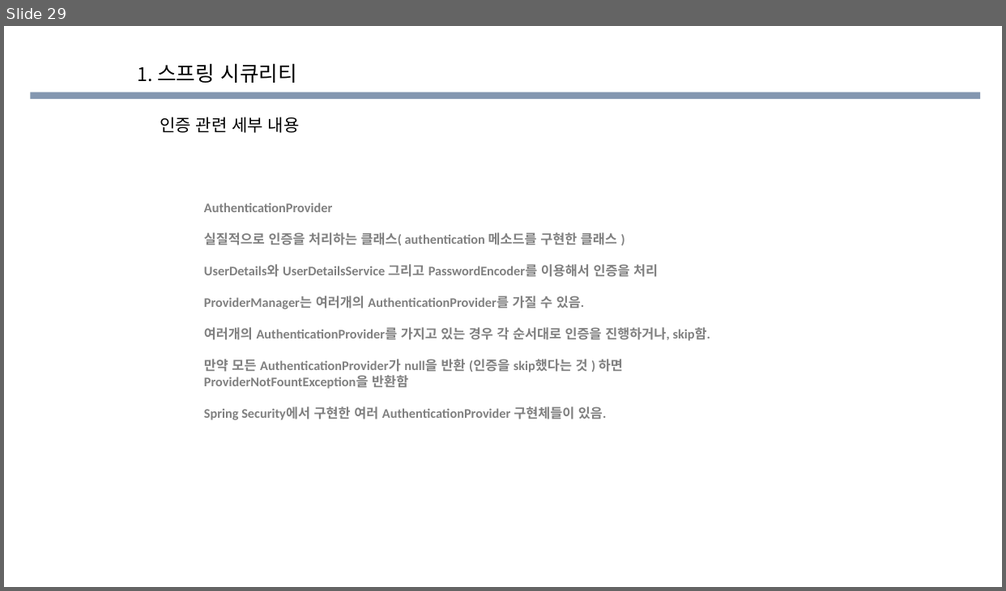
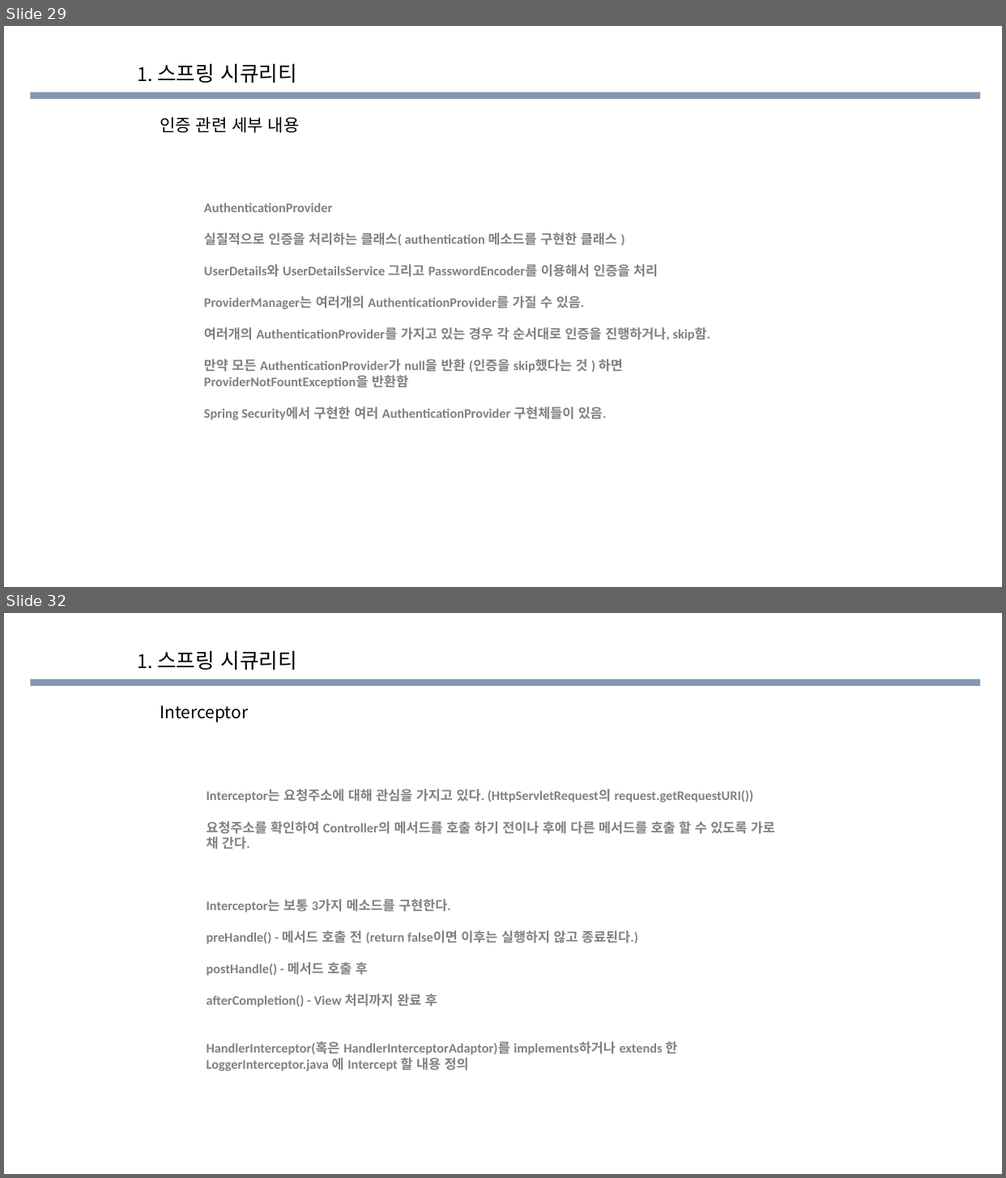
Before and after one commit to eongss/testproject, a slide deck: 소스코드 공부한거.pptx. Shown one above the other, each under a label of ours: slide 29 before the commit, slides 29 and 32 after it; the slides between them are not shown. The pictures are 1006x591 and 1006x1178 pixels, drawn with LibreOffice and Linux fonts; fonts in the diff are those of the drawing; background and template pictures are left out. Boxes give left, top, right and bottom in pixels: in the first picture for what was removed or moved away, otherwise in the second. Text is boxed around its words. In the diff, an @@ line names an element or a change of style, - is before the commit and + after.

```diff
--- a/소스코드 공부한거.pptx
+++ b/소스코드 공부한거.pptx
@@ slide 32 added at bbox=[4, 613, 1002, 1174], background picture (left out); not listed: 1 template element that a slide beside it also shows @@
@@ text added at bbox=[138, 650, 297, 670], 20 pt, text #000000 @@
+1. 스프링 시큐리티
@@ text added at bbox=[160, 705, 248, 722], 16.3 pt, text #000000 @@
+Interceptor
@@ text added at bbox=[206, 789, 775, 850], 12.7 pt, text #808080, bold @@
+Interceptor는 요청주소에 대해 관심을 가지고 있다. (HttpServletRequest의 request.getRequestURI())
+요청주소를 확인하여 Controller의 메서드를 호출 하기 전이나 후에 다른 메서드를 호출 할 수 있도록 가로 채 간다.
@@ text added at bbox=[206, 899, 677, 1071], 12.7 pt, text #808080, bold @@
+Interceptor는 보통 3가지 메소드를 구현한다.
+preHandle() - 메서드 호출 전 (return false이면 이후는 실행하지 않고 종료된다.)
+postHandle() - 메서드 호출 후
+afterCompletion() - View 처리까지 완료 후
+HandlerInterceptor(혹은 HandlerInterceptorAdaptor)를 implements하거나 extends 한 LoggerInterceptor.java 에 Intercept 할 내용 정의
```
Also in this commit, not shown: 3 slides changed, 13 other slides added, 4 other files.
